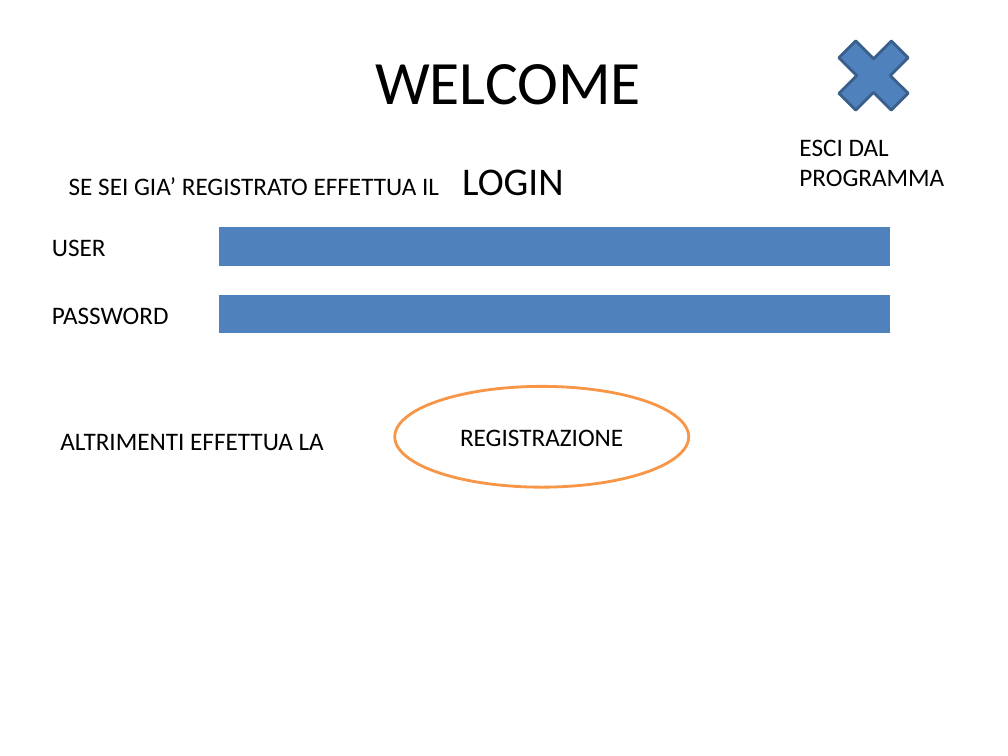
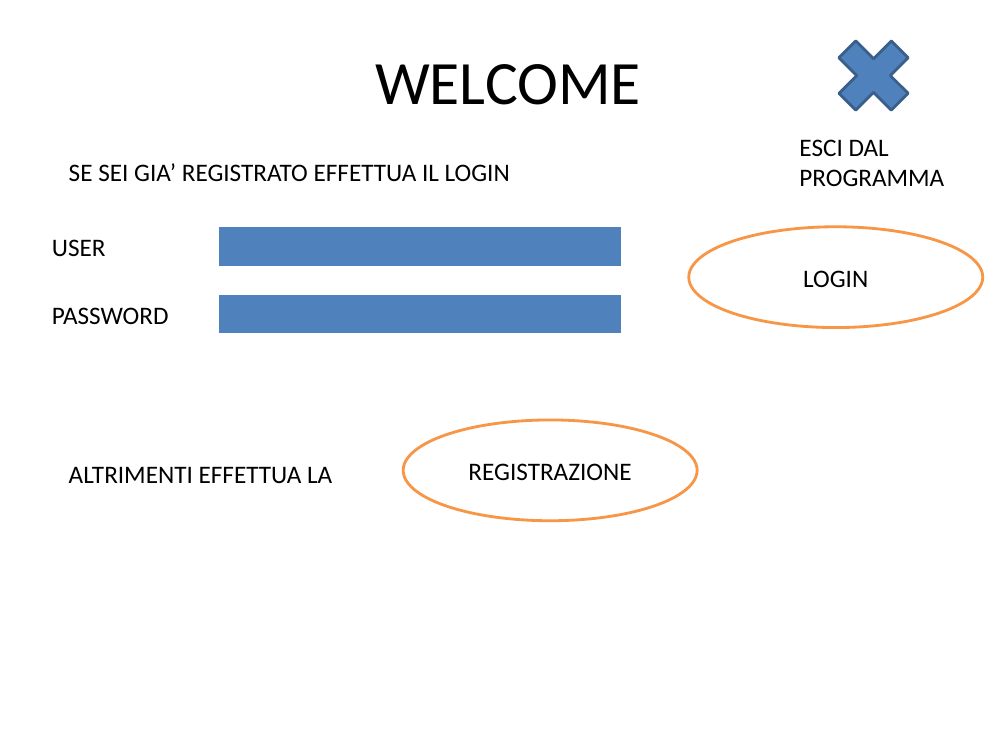
Before and after one commit to skimdz86/prototaips, a slide deck: slide 1 of Immagini/LABHCI-Pagine.pptx. Drawn at 1008x756 pixels with LibreOffice and Linux fonts; fonts in the diff are those of the drawing. Boxes give left, top, right and bottom in pixels: in the first picture for what was removed or moved away, otherwise in the second. Text is boxed around its words. In the diff, an @@ line names an element or a change of style, - is before the commit and + after.

```diff
--- a/Immagini/LABHCI-Pagine.pptx
+++ b/Immagini/LABHCI-Pagine.pptx
@@ text "SE SEI GIA’ REGISTRATO EFFETTUA ..." at <box>69,163,510,181</box>: size 28 to 18 pt in "LOGIN" @@
@@ table: place and size @@
-table at <box>219,227,891,267</box>
+table at <box>219,227,622,267</box>
@@ ellipse added at <box>688,227,983,328</box>, fill #FFFFFF, outline #F79646 2 pt, 18 pt, text #000000 @@
+LOGIN
@@ table: place and size @@
-table at <box>219,294,891,335</box>
+table at <box>219,294,622,335</box>
@@ ellipse "REGISTRAZIONE": place and size @@
-ellipse "REGISTRAZIONE" at <box>395,386,689,487</box>
+ellipse "REGISTRAZIONE" at <box>403,420,698,521</box>
@@ text "ALTRIMENTI EFFETTUA LA": place and size @@
-text "ALTRIMENTI EFFETTUA LA" at <box>60,433,324,450</box>
+text "ALTRIMENTI EFFETTUA LA" at <box>69,466,332,483</box>
```
Also in this commit, not shown: 14 other slides changed, 4 slides added.
